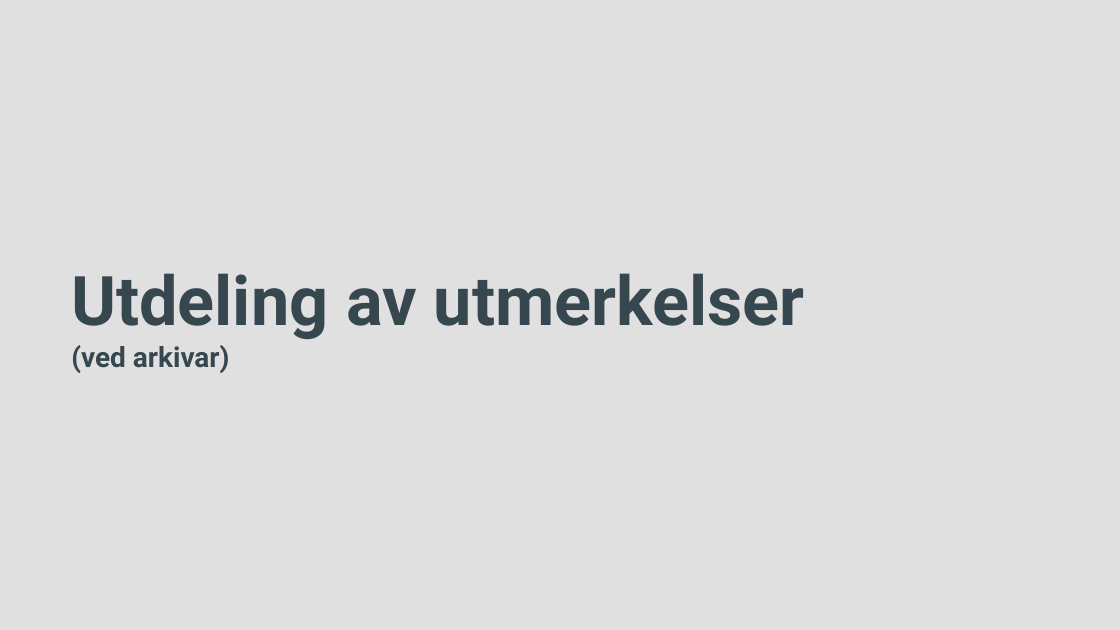
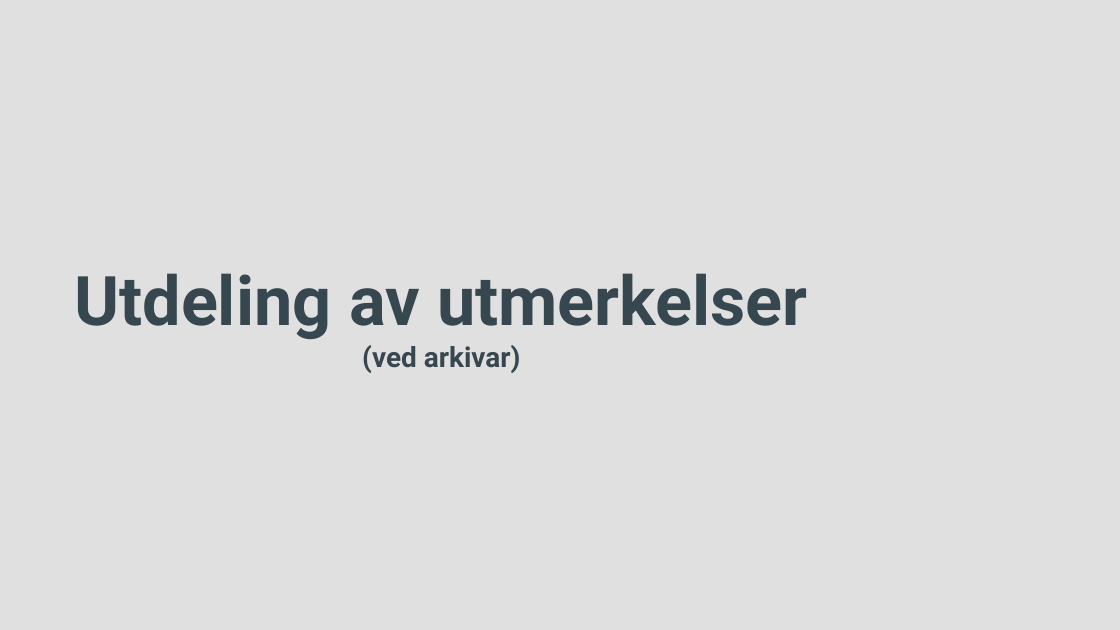
Before and after one commit to cybernetisk/docs, a slide deck: slide 38 of generalforsamling/23V/Generalforsamling V2023.pptx (slide 37 before the commit). Drawn at 1120x630 pixels with LibreOffice and Linux fonts; fonts in the diff are those of the drawing; background and template pictures are left out. Boxes give left, top, right and bottom in pixels: in the first picture for what was removed or moved away, otherwise in the second. Text is boxed around its words. In the diff, an @@ line names an element or a change of style, - is before the commit and + after.

```diff
--- a/generalforsamling/23V/Generalforsamling V2023.pptx
+++ b/generalforsamling/23V/Generalforsamling V2023.pptx
@@ title "Utdeling av utmerkelser (ved arkivar)" at (x1=74, y1=273, x2=808, y2=373): alignment left to centre @@
```
Also in this commit, not shown: 2 other slides changed, 1 slide added, 2 other files.
